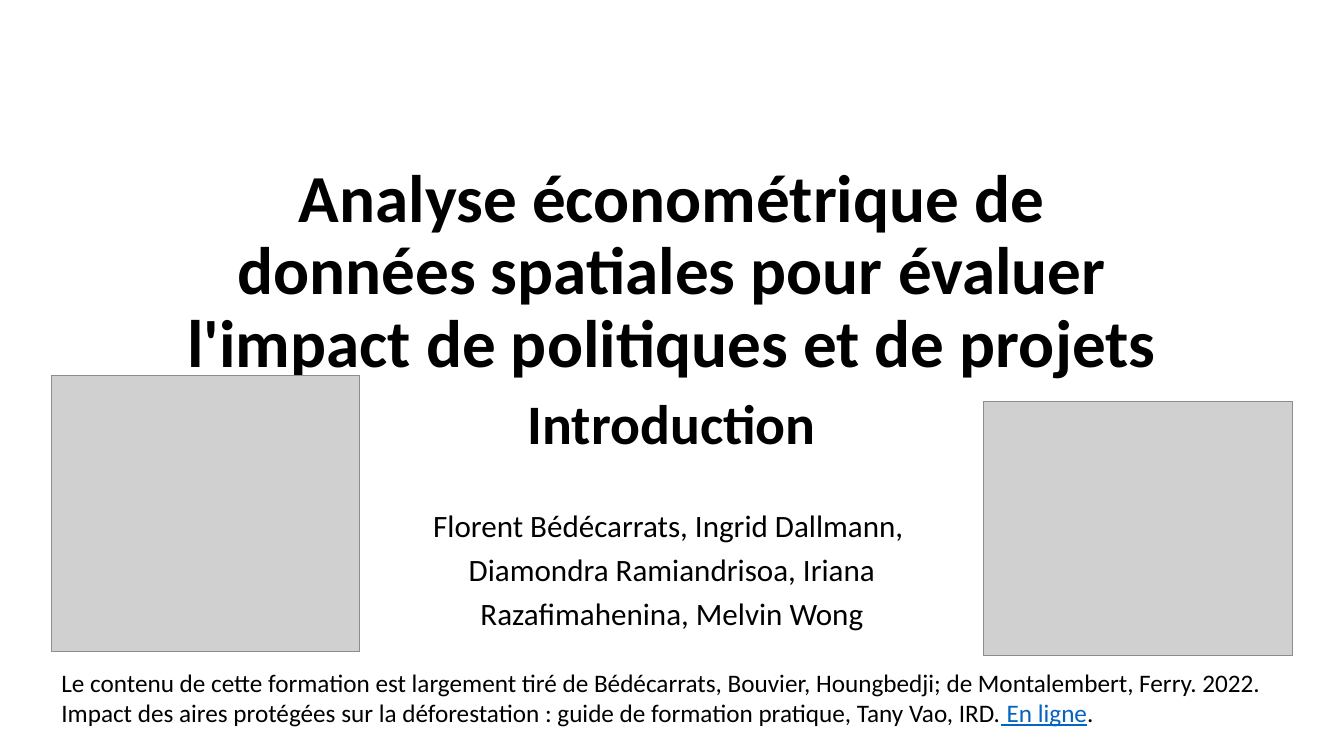
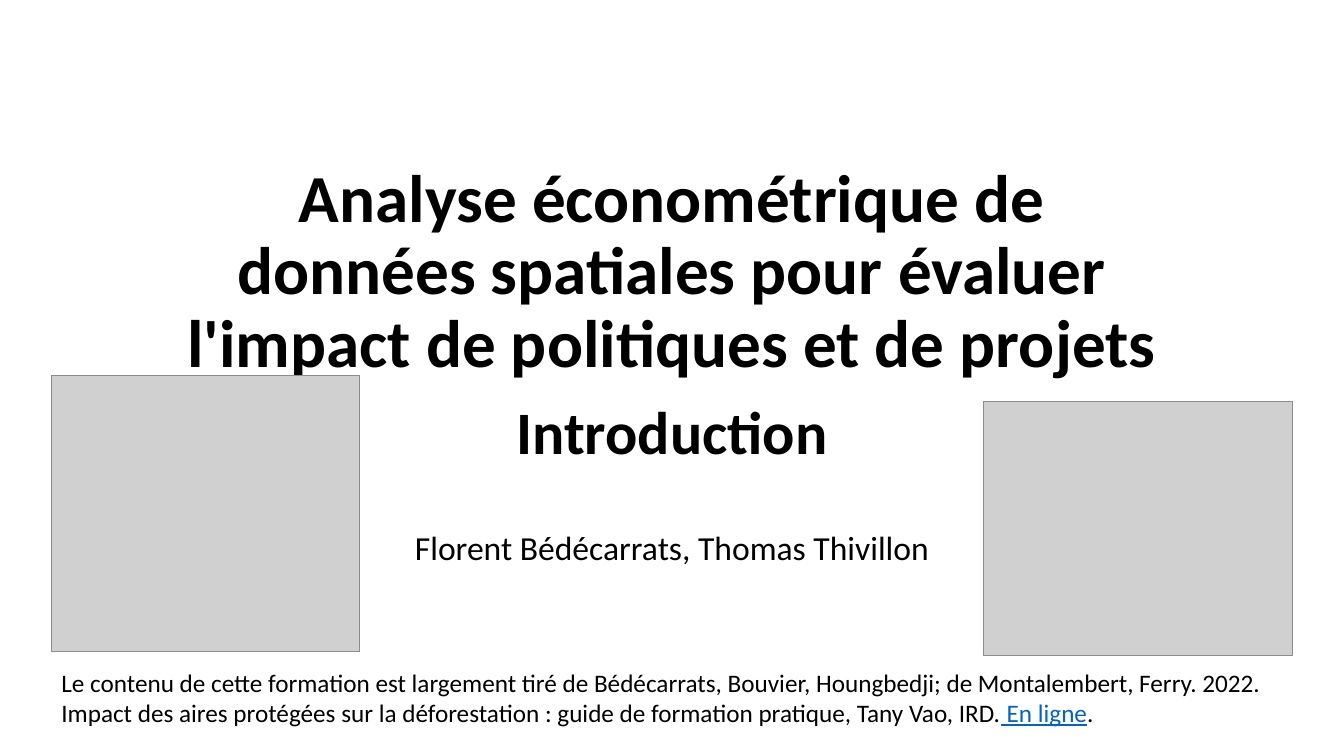
Before and after one commit to BETSAKA/statcap_impact_training, a slide deck: slide 1 of slides/fr/Jour 1_Introduction_Fondamentaux.pptx. Drawn at 1344x756 pixels with LibreOffice and Linux fonts; fonts in the diff are those of the drawing; grey boxes stand for pictures. Boxes give left, top, right and bottom in pixels: in the first picture for what was removed or moved away, otherwise in the second. Text is boxed around its words. In the diff, an @@ line names an element or a change of style, - is before the commit and + after.

Commit message:
Jour 1 Intro fondamentaux

```diff
--- a/slides/fr/Jour 1_Introduction_Fondamentaux.pptx
+++ b/slides/fr/Jour 1_Introduction_Fondamentaux.pptx
@@ subtitle at bbox=[516, 411, 827, 455]: size 39.8 to 43 pt in "Introduction"; line spacing 0.8 to 0.9 @@
@@ subtitle at bbox=[415, 536, 928, 564]: text changed; size 22.2 to 24 pt @@
-Florent Bédécarrats, Ingrid Dallmann,
-Diamondra Ramiandrisoa, Iriana
-Razafimahenina, Melvin Wong
+Florent Bédécarrats, Thomas Thivillon
```
Also in this commit, not shown: 3 other slides changed, 4 slides added, 18 slides removed, 3 other files.
